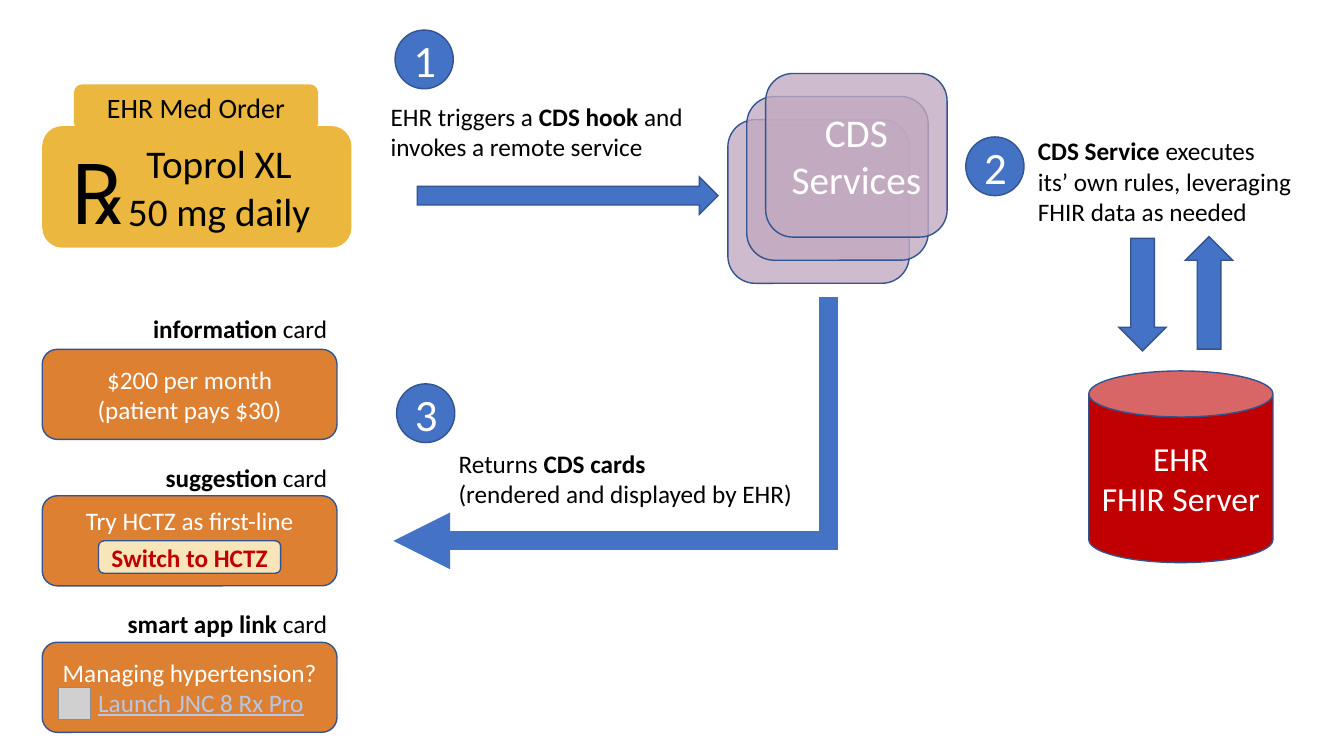
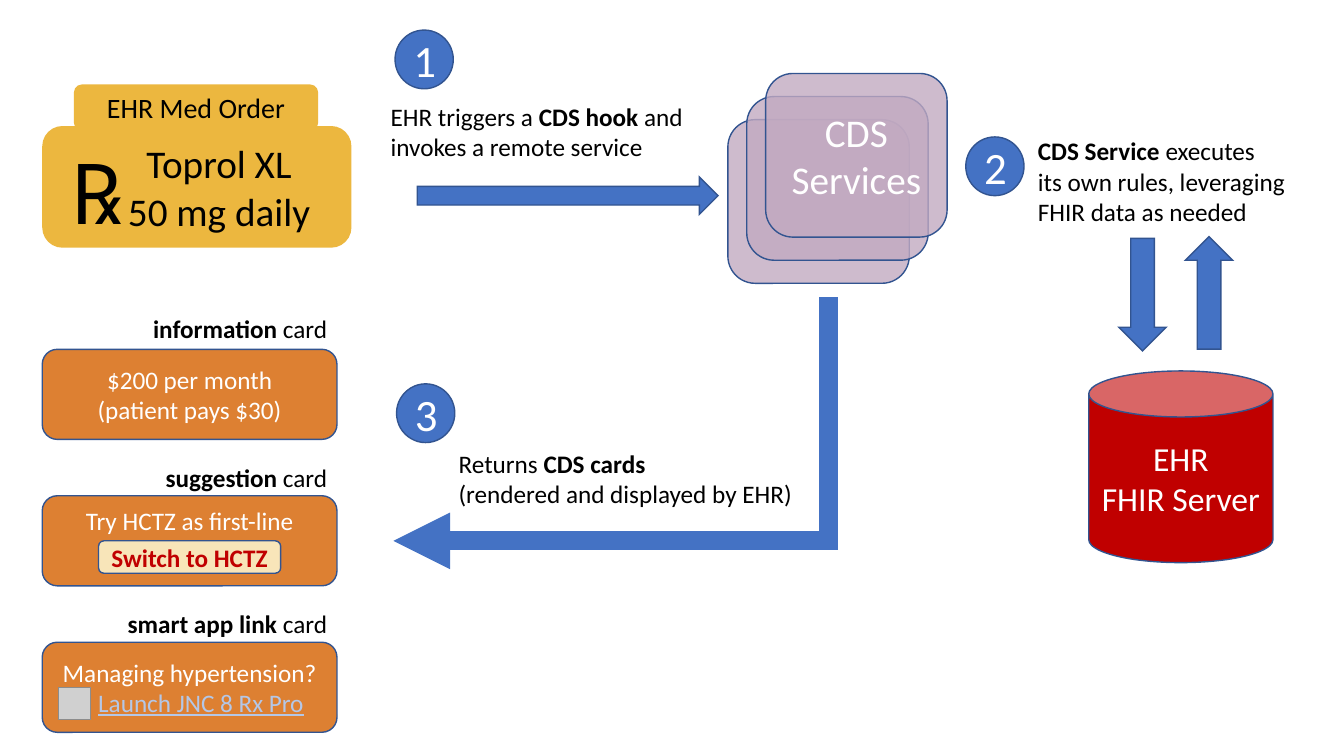
Before and after one commit to cds-hooks/docs, a slide deck: slide 1 of diagrams/cds-hooks-workflow.pptx. Drawn at 1344x756 pixels with LibreOffice and Linux fonts; fonts in the diff are those of the drawing; grey boxes stand for pictures. Boxes give left, top, right and bottom in pixels: in the first picture for what was removed or moved away, otherwise in the second. Text is boxed around its words. In the diff, an @@ line names an element or a change of style, - is before the commit and + after.

```diff
--- a/diagrams/cds-hooks-workflow.pptx
+++ b/diagrams/cds-hooks-workflow.pptx
@@ text at (1038,142,1285,222): text changed @@
-CDS Service executes
-its’ own rules, leveraging FHIR data as needed
+CDS Service executes
+its own rules, leveraging FHIR data as needed
```
Also in this commit, not shown: 1 other file.
